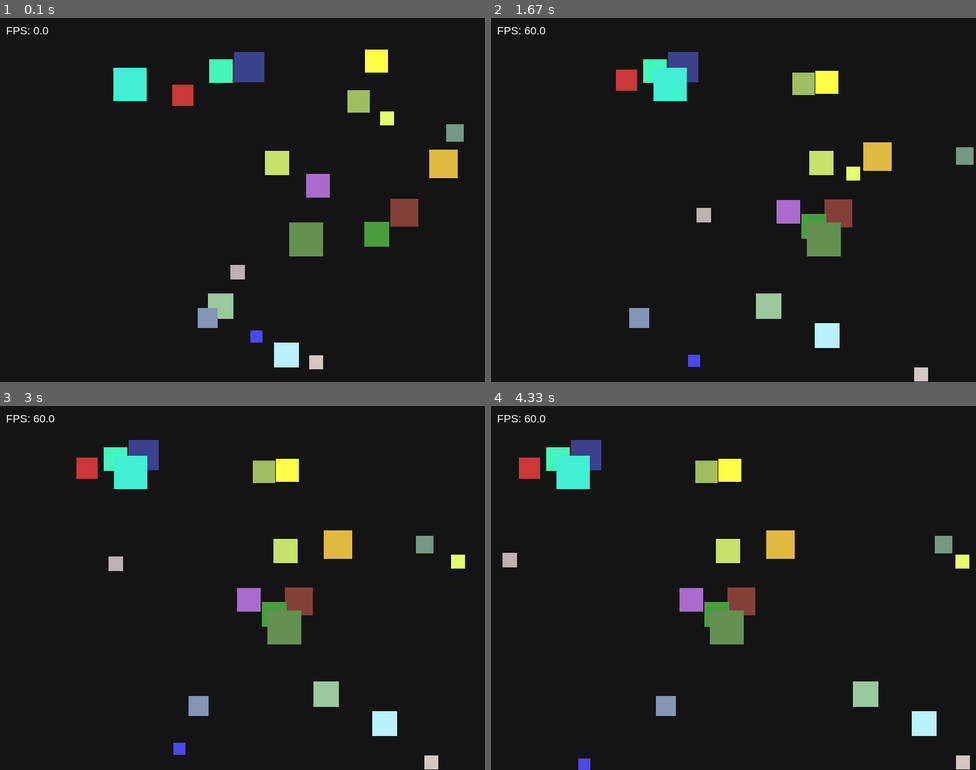
Above: before the commit, frames 1-4 (two rows, left to right).
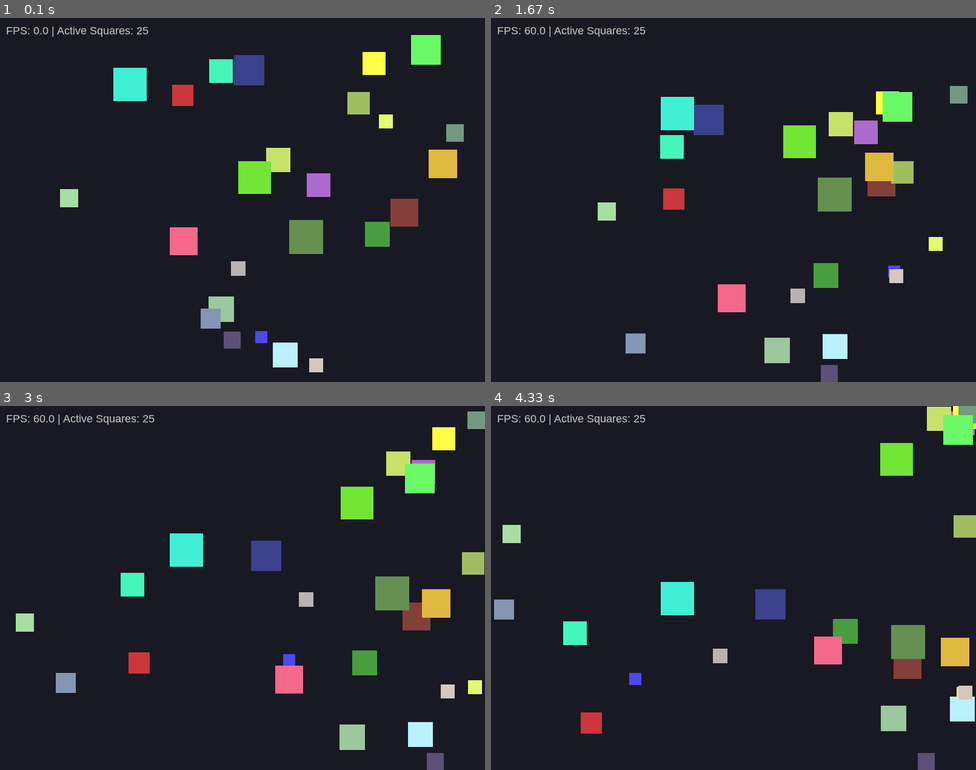
Above: after the commit, the same moments.

Repository: whajar019-bot/lab8-pygame
Game: pygame game, started from main.py
Two runs of this game, one before a commit and one after it. Both use one fixed random seed, a clock stepped at 60 frames per second and the inputs below.
Inputs:
- Up to frame 1 (0.1 s): no input
- Up to frame 2 (1.67 s): no input
- Up to frame 3 (3 s): no input
- Up to frame 4 (4.33 s): no input

The runs differ from the first frame. In frame 1, 3.1% of the frame differs, in the area x 1-95%, y 2-98%; in frame 2, 13%; in frame 3, 14%, in the area x 1-100%, y 1-100%; in frame 4, 13%.

Commit message:
feat: complete lab 10 with steering and rebirth

Diff:
--- a/main.py
+++ b/main.py
@@ -9,13 +9,13 @@
 # =========================================================================
 WIDTH, HEIGHT = 800, 600
 FPS = 60
-NUM_SQUARES = 20
+NUM_SQUARES = 25
 
 GLOBAL_MAX_SPEED = 150.0
 FLEE_RADIUS = 150
 CHASE_RADIUS = 200
-FLEE_FORCE = 10.0
-CHASE_FORCE = 5.0
+FLEE_FORCE = 12.0
+CHASE_FORCE = 6.0
 JITTER_STRENGTH = 2.0
 
 def setup_logger() -> logging.Logger:
@@ -39,8 +39,7 @@
         )
         self.color = (random.randint(50, 255), random.randint(50, 255), random.randint(50, 255))
 
-        # Speed logic: Smaller = Faster
-        self.max_speed = GLOBAL_MAX_SPEED * (20 / self.size)
+        self.max_speed = GLOBAL_MAX_SPEED * (25 / self.size)
         self.vx = random.uniform(-self.max_speed, self.max_speed)
         self.vy = random.uniform(-self.max_speed, self.max_speed)
 
@@ -66,16 +65,19 @@
             dy = other.rect.centery - self.rect.centery
             dist = math.hypot(dx, dy)
 
-            # Chase and Flee Logic (Vector Addition)
-            if 0 < dist < FLEE_RADIUS and other.size > self.size:
-                # Fleeing (Away from bigger)
+            if dist == 0: continue
+
+            # Fleeing (Small dodges Big)
+            if dist < FLEE_RADIUS and other.size > self.size:
                 strength = (FLEE_RADIUS - dist) / FLEE_RADIUS
                 fx -= (dx / dist) * strength * FLEE_FORCE
+                fy -= (dy / dist) * strength * FLEE_FORCE
 
-            elif 0 < dist < CHASE_RADIUS and other.size < self.size:
-                # Chasing (Toward smaller)
+            # Chasing (Big hunts Small)
+            elif dist < CHASE_RADIUS and other.size < self.size:
                 strength = (CHASE_RADIUS - dist) / CHASE_RADIUS
                 fx += (dx / dist) * strength * CHASE_FORCE
+                fy += (dy / dist) * strength * CHASE_FORCE
 
         self.vx += fx * dt * 100
         self.vy += fy * dt * 100
@@ -91,18 +93,28 @@
         self.rect.x += self.vx * dt
         self.rect.y += self.vy * dt
 
-        # Age update
         self.age += dt
         if self.age >= self.lifetime:
             self.is_dead = True
 
     def bounce(self, logger: logging.Logger) -> None:
-        if self.rect.left <= 0 or self.rect.right >= WIDTH:
+        if self.rect.left <= 0:
+            self.rect.left = 0
             self.vx *= -1
-            logger.info("Horizontal bounce")
-        if self.rect.top <= 0 or self.rect.bottom >= HEIGHT:
+            logger.info("Bounce Left")
+        elif self.rect.right >= WIDTH:
+            self.rect.right = WIDTH
+            self.vx *= -1
+            logger.info("Bounce Right")
+
+        if self.rect.top <= 0:
+            self.rect.top = 0
             self.vy *= -1
-            logger.info("Vertical bounce")
+            logger.info("Bounce Top")
+        elif self.rect.bottom >= HEIGHT:
+            self.rect.bottom = HEIGHT
+            self.vy *= -1
+            logger.info("Bounce Bottom")
 
     def update(self, others: List['Square'], logger: logging.Logger, dt: float) -> None:
         self.apply_behaviors(others, dt)
@@ -117,25 +129,23 @@
 def main() -> None:
     pygame.init()
     screen = pygame.display.set_mode((WIDTH, HEIGHT))
-    pygame.display.set_caption("Chase & Flee Simulation - Lab 10")
+    pygame.display.set_caption("Lab 10: Steering and Rebirth")
 
     font = pygame.font.SysFont("Arial", 18)
     clock = pygame.time.Clock()
     logger = setup_logger()
-    logger.info("Simulation started")
 
     squares = [Square() for _ in range(NUM_SQUARES)]
 
     running = True
     while running:
         dt = clock.tick(FPS) / 1000.0
-        screen.fill((20, 20, 20))
+        screen.fill((25, 25, 35))
 
         for event in pygame.event.get():
             if event.type == pygame.QUIT:
                 running = False
 
-        # Rebirth Logic: Check death during the loop
         for square in squares[:]:
             square.update(squares, logger, dt)
             if square.is_dead:
@@ -144,13 +154,11 @@
             else:
                 square.draw(screen)
 
-        # HUD
-        fps_text = font.render(f"FPS: {clock.get_fps():.1f}", True, (255, 255, 255))
+        fps_text = font.render(f"FPS: {clock.get_fps():.1f} | Active Squares: {len(squares)}", True, (200, 200, 200))
         screen.blit(fps_text, (10, 10))
 
         pygame.display.flip()
 
-    logger.info("Simulation ended")
     pygame.quit()
 
 if __name__ == "__main__":
Not shown, changed: journal.log
